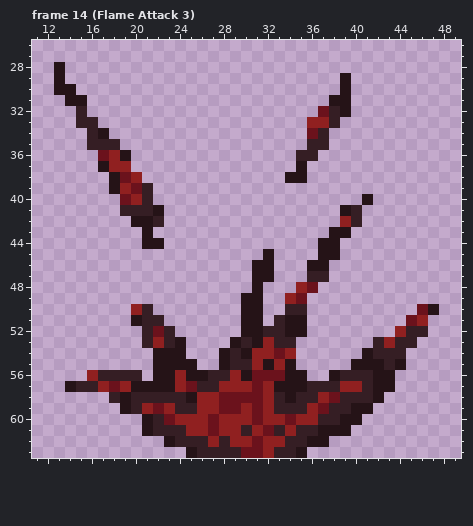
Two states of a pixel-art file, Assets/Aseprite Files/Flame Attack .aseprite. Above is the file before it was changed.
64x64 pixels, 25 frames. Shown: frame 14 (Flame Attack 3): x 11..49, y 26..63. The old version is drawn lined up with the new one. The commit also changed other frames, which this record leaves out.
The result:
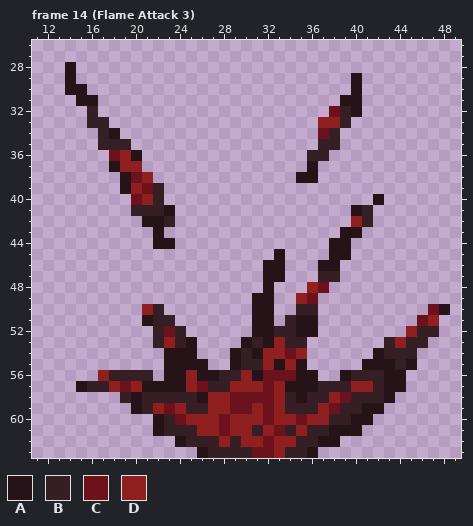
Palette (. is transparent): A #251317  B #351e24  C #6b121c  D #902020
Changes in this commit:
whole drawing moved by +1,+0 (the old picture is shown already moved)
Changed rows in their new state; - is an unchanged pixel.
Frame 14 (Flame Attack 3):
first column x 13:
28 .A----------------------------------
29 .A------------------------.A--------
30 .-A-----------------------.A--------
31 -.-A---------------------.-A--------
32 --.B--------------------.CBA--------
33 --.-B------------------.-DB---------
34 ---.BA-----------------.CB----------
35 ---.--B----------------.-B----------
36 ----.CDA--------------.-B-----------
37 ----.A-D--------------.A------------
38 -----.ACD------------.-A------------
39 -----.ADCB--------------------------
40 ------.CDB------------------.A------
41 ------.--BA---------------.AB-------
42 -------.-AB---------------.DB-------
43 --------.A---------------.-A--------
44 --------.-A-------------.-A---------
45 -------------------.A---.-A---------
46 ------------------.-A--.-A----------
47 ------------------.-A--.-B----------
48 ------------------.A--.DC-----------
49 -----------------.-A-.DC------------
50 -------.DB-------.-A-.-B---------.CA
51 -------.A-B------.-A.B-A--------.CD-
52 --------.BCB-----.-A-B-A-------.D-B-
53 --------.BDBA---.ABAD-B------.BD-B--
54 ---------.--A--.ABA-DCD-----.A--B---
55 ---------.---A-.A-BDADA----.--ABA---
56 ---.D---B.-AD-A-BDA--C-A-.A--B-A----
57 -.A-BDCD---ADC-B--DCD--A--B-DB-A----
58 -----.BA----BA-D---CDBA-BDC--BA-----
59 ------.ABDCD-B-D-CDCD--BDC-B-A------
60 --------.ABC--DC--DC-DC-D-B-A-------
61 --------.A--B-DC-DBDCBD-B--A--------
62 ----------.A--BDB-DC-D-B-A----------
63 ------------.A---B-CD-BA------------
Boxes around the changes in both pictures, in picture pixels (x1, y1, x2, y2):
changed: (54, 62, 450, 458)
